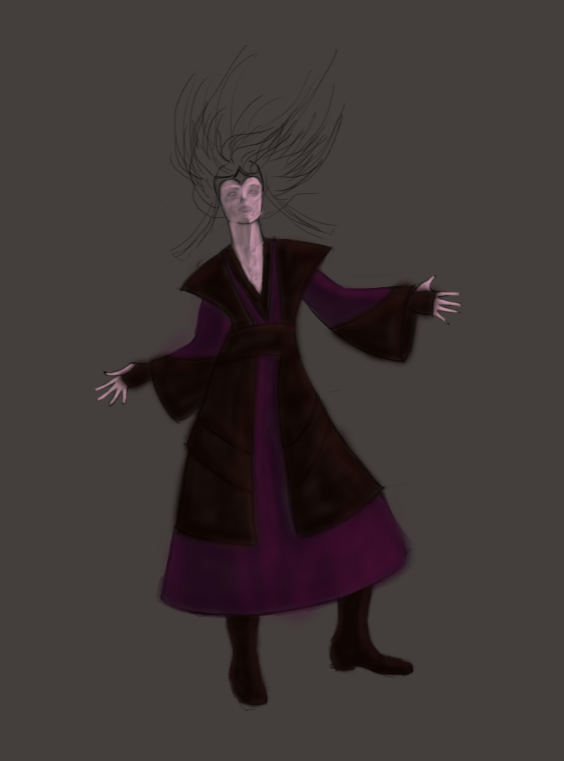
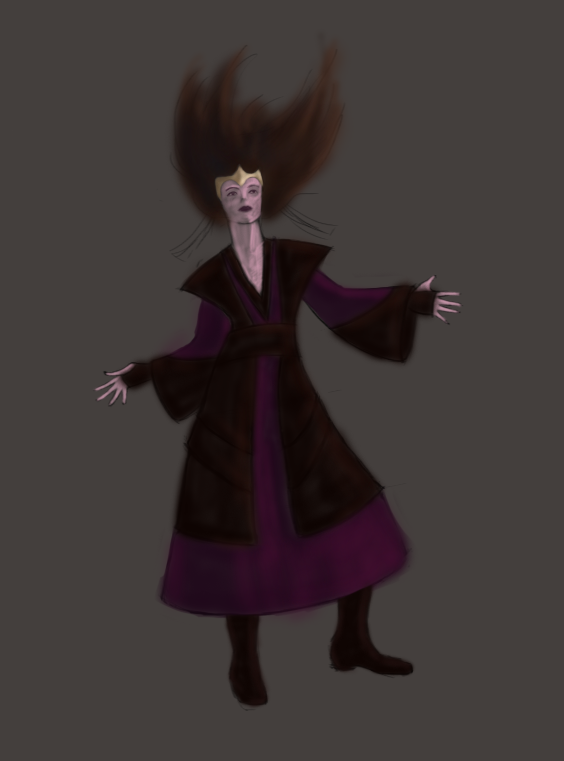
Two versions of the same layered image (564 × 761). Layer-by-layer changes:
added layer "волосы" (1st of 2) above "венец" over [167, 32, 349, 237]
added layer "венец" above "цвет черный" over [212, 162, 272, 212]
